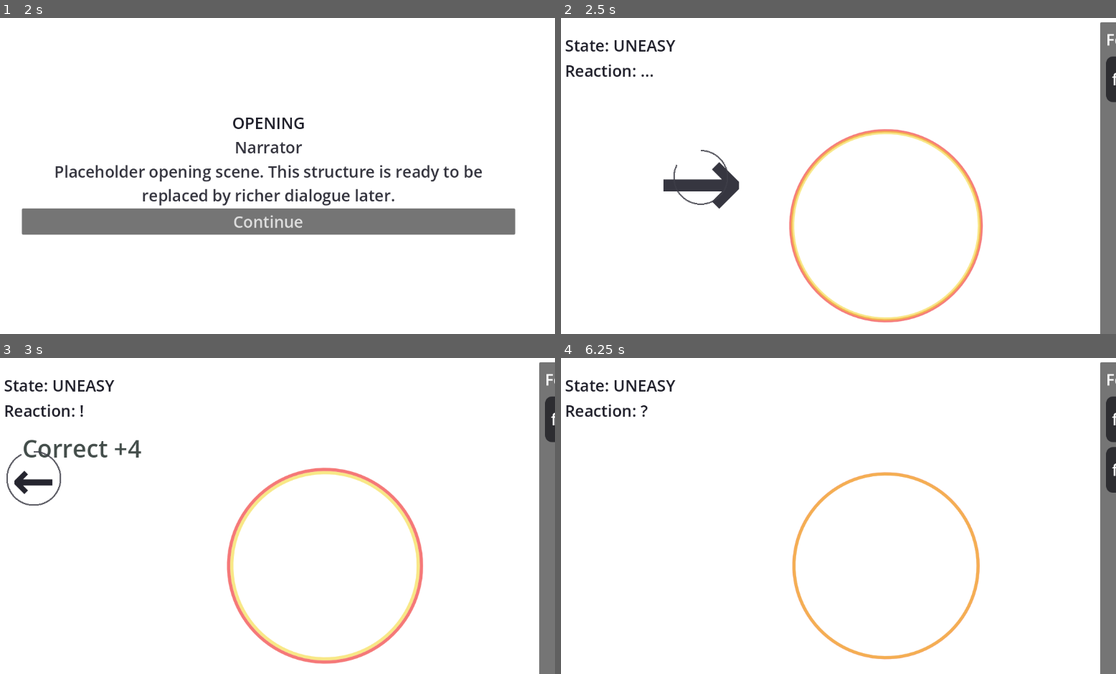
Above: before the commit, frames 1-4 (two rows, left to right).
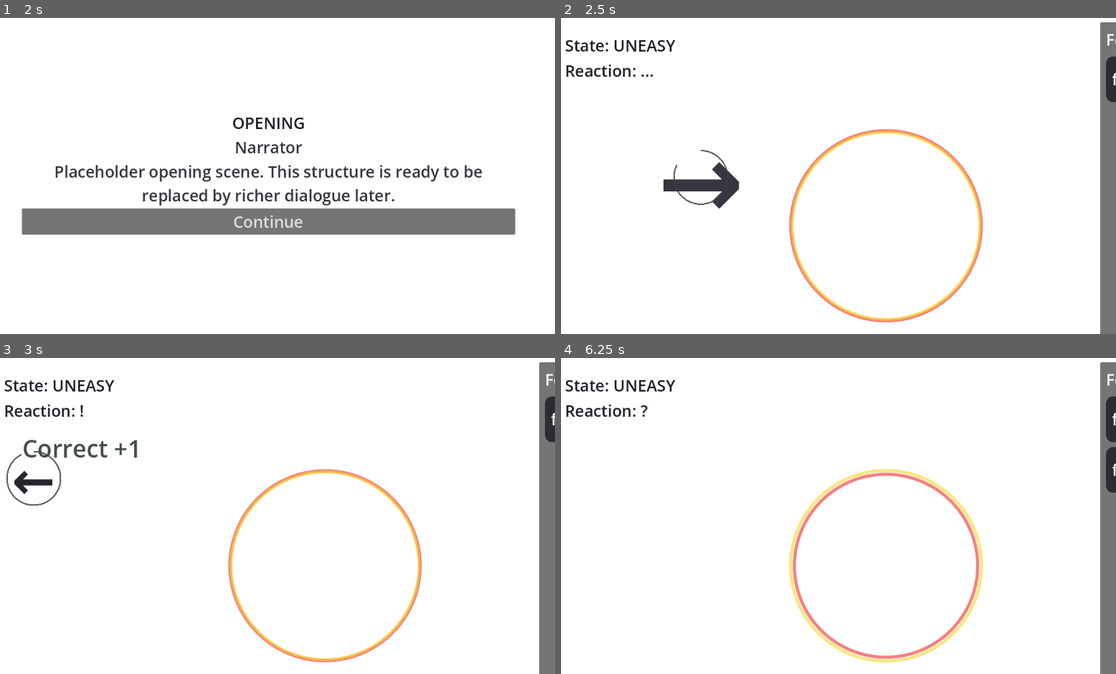
Above: after the commit, the same moments.

Repository: manchenlee/wgj-2026-teamb
Game: Godot game, scene res://scenes/Main.tscn
Same seed, same stepped clock (60 frames per second), same inputs: the game is played once before the commit and once after it.
Inputs:
- Up to frame 1 (2 s): click "Start" at 0.5 s; click "Continue" at 1.25 s
- Up to frame 2 (2.5 s): click "Continue" at 2 s
- Up to frame 3 (3 s): tap Enter at 2.75 s; hold Right from 2.78 s (still down)
- Up to frame 4 (6.25 s): release Right at 3.53 s; hold Down 3.53-4.28 s; hold Right 4.28-5.03 s; hold Up 5.03-5.78 s; hold Left from 5.78 s (still down)

Frame 1 is identical in both runs. In frame 2, 0.3% of the frame differs, in the area x 41-76%, y 35-96%; in frame 3, 1.9%; in frame 4, 2.5%, in the area x 41-77%, y 34-97%.

Commit message:
feat: Adjust gameplay balance parameters for improved player experience

Diff:
--- a/scripts/gameplay/GameConfig.gd
+++ b/scripts/gameplay/GameConfig.gd
@@ -20,23 +20,23 @@
 # 遊戲開始時的高潮值；調大會縮短達成結局所需時間，調小會拉長累積過程。
 const INITIAL_PEAK: float = 0.0
 # 啟動高潮累積所需的最低活躍門檻；調大表示玩家需要把雙方狀態維持得更高才會開始累積。
-const MINIMUM_ACTIVE_THRESHOLD: float = 15.0
+const MINIMUM_ACTIVE_THRESHOLD: float = 20.0
 # 身體與情感可接受的差距範圍；調大會降低失衡失敗的機率，調小則更要求兩者保持同步。
-const BALANCE_TOLERANCE: float = 15.0
+const BALANCE_TOLERANCE: float = 10.0
 
 # Passive progression.
 # 身體值每秒自然下降量；調大會讓身體狀態掉得更快，玩家需要更頻繁操作。
 const PHYSICAL_DECAY_PER_SECOND: float = 2.0
 # 情感值每秒自然下降量；調大會讓情感更難維持，玩家需要更常做出正確選擇。
-const EMOTIONAL_DECAY_PER_SECOND: float = 2.0
+const EMOTIONAL_DECAY_PER_SECOND: float = 0.1
 # 身體互動後暫停自然衰減的寬限時間；調大會讓連續輸入壓力變小，調小則更吃節奏。
 const PHYSICAL_ACTIVITY_GRACE_SECONDS: float = 1.4
 # 情感互動後暫停自然衰減的寬限時間；調大可讓選項成功的保護期更長，調小則維持難度更高。
 const EMOTIONAL_ACTIVITY_GRACE_SECONDS: float = 2.8
 # 高潮值上升速度；調大會更快進入成功結局，調小則需要更久的穩定表現。
-const PEAK_GAIN_RATE: float = 12.0
+const PEAK_GAIN_RATE: float = 2.0
 # 高潮值下降速度；調大會更容易因狀態不佳而退步，調小則容錯更高。
-const PEAK_LOSS_RATE: float = 8.0
+const PEAK_LOSS_RATE: float = 1.0
 
 # Physical interaction tuning.
 # 每次方向輸入序列的最短長度；調大會讓最低挑戰變長，調小則單次任務更簡短。
@@ -52,11 +52,11 @@
 # 方向提示生成的最長間隔；調大會讓節奏波動更大，調小則整體更緊湊一致。
 const PROMPT_SPAWN_DELAY_MAX: float = 1.5
 # 正確輸入時增加的身體值；調大會讓操作回饋更明顯，調小則需要更多正確輸入才能維持狀態。
-const PHYSICAL_GAIN_ON_CORRECT_INPUT: float = 4.0
+const PHYSICAL_GAIN_ON_CORRECT_INPUT: float = 1.0
 # 輸入錯誤時扣除的身體值；調大會放大失誤代價，調小則容錯更高。
-const PHYSICAL_PENALTY_ON_WRONG_INPUT: float = 3.0
+const PHYSICAL_PENALTY_ON_WRONG_INPUT: float = 2.0
 # 完成整段方向序列時的額外身體獎勵；調大會更鼓勵完整連段，調小則單次正確輸入的重要性相對提高。
-const PHYSICAL_SEQUENCE_COMPLETE_BONUS: float = 7.0
+const PHYSICAL_SEQUENCE_COMPLETE_BONUS: float = 5.0
 # 顯示正確回饋訊息的時間；調大會讓成功提示更明顯，但也可能拖慢視覺節奏。
 const CORRECT_FEEDBACK_DISPLAY_DURATION: float = 0.45
 # 顯示錯誤回饋訊息的時間；調大會讓失誤提示停留更久，調小則畫面恢復更快。
